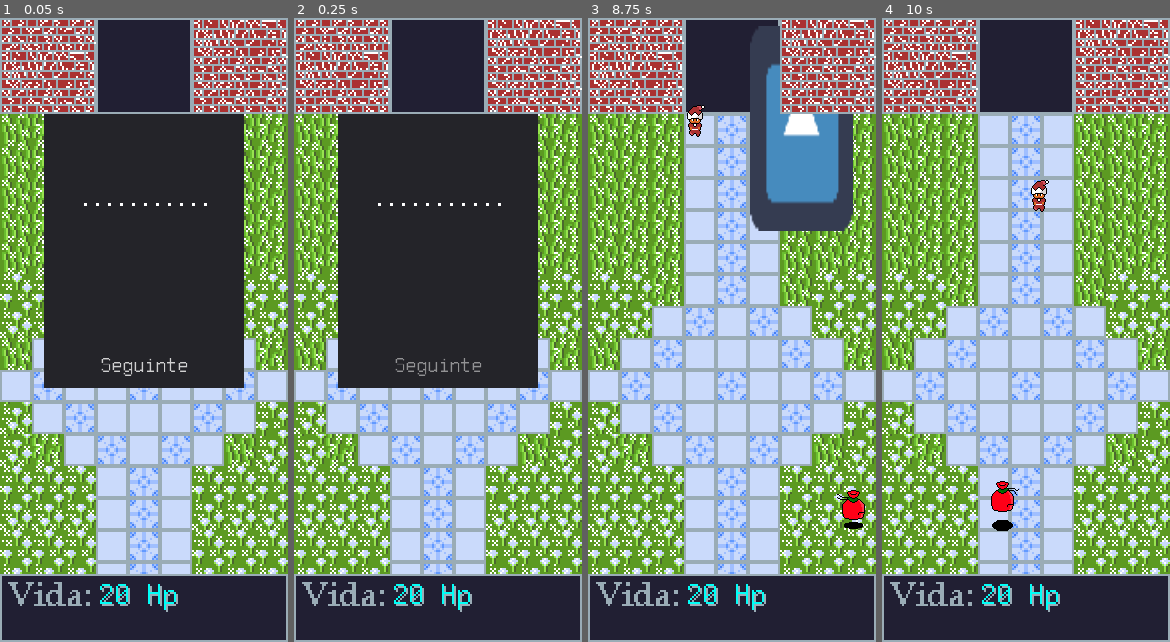
Above: before the commit, frames 1-4 (left to right).
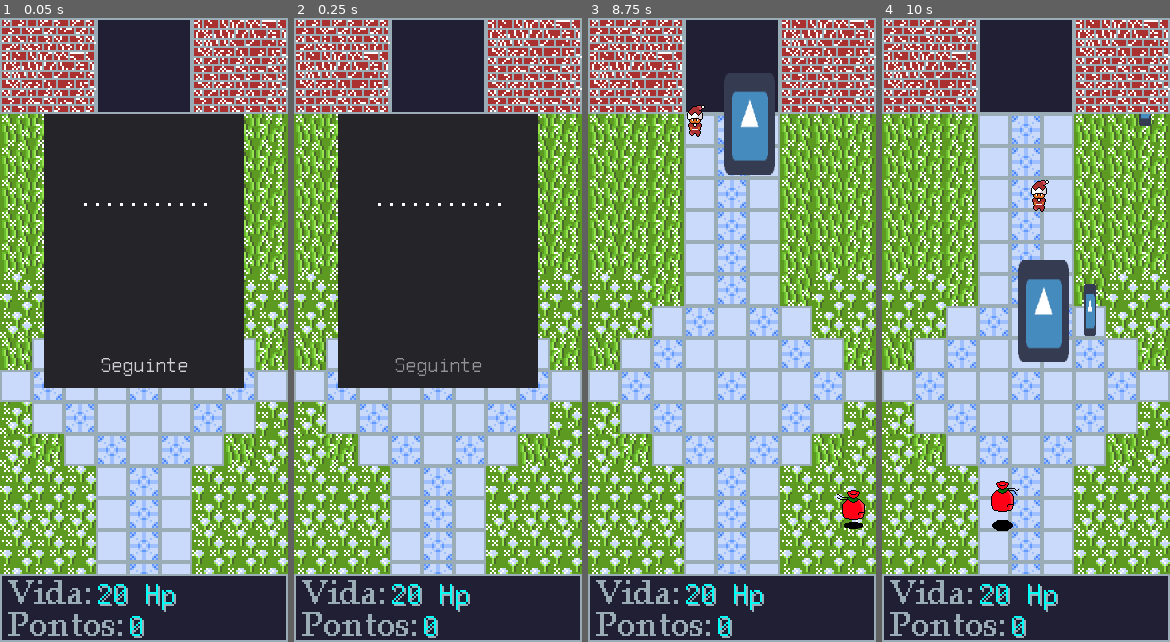
Above: after the commit, the same moments.

Repository: Bandeiraa/7DaysXmasGame
Game: Godot game, scene res://Scenes/Main/Main.tscn
The game is run twice, just before and just after one commit, with the same random seed, the same clock (stepped at 60 frames per second) and the same inputs. The engine's default icon, where the game draws it, is replaced by a stand-in: a white triangle on a blue panel in a dark square.
Inputs:
- Up to frame 1 (0.05 s): no input
- Up to frame 2 (0.25 s): no input
- Up to frame 3 (8.75 s): click "Seguinte" at 0.5 s; tap Enter at 1.25, 4.25, 8 s; hold Right (ui_right) 1.28-2.03 s; tap Space at 2, 5 s; hold Left (ui_left) 2.03-2.78 s; hold Right (ui_right) 2.78-4.28 s; hold Left (ui_left) 4.28-6.53 s; hold Right (ui_right) 6.53-7.25 s; click "Fechar" at 7.25 s; hold Right (ui_right) from 8.03 s (still down)
- Up to frame 4 (10 s): release Right (ui_right) at 9.53 s; hold Left (ui_left) from 9.53 s (still down)

The runs differ from the first frame. In frame 1, 1.3% of the frame differs, in the area x 2-62%, y 90-100%; in frame 2, 1.3%; in frame 3, 10%, in the area x 2-93%, y 1-100%; in frame 4, 4.6%.

Commit message:
Score system

Diff:
--- a/Scenes/Character/Goblin.tscn
+++ b/Scenes/Character/Goblin.tscn
@@ -140,7 +140,7 @@
 position = Vector2( -1.25811, -3.01101 )
 
 [node name="ShootCooldown" type="Timer" parent="."]
-wait_time = 0.7
+wait_time = 0.3
 
 [node name="ChangeSceneCooldown" type="Timer" parent="."]
 wait_time = 0.2
--- a/Scenes/Enemies/Reindeer.tscn
+++ b/Scenes/Enemies/Reindeer.tscn
@@ -1,74 +1,20 @@
-[gd_scene load_steps=8 format=2]
+[gd_scene load_steps=5 format=2]
 
 [ext_resource path="res://Scenes/Enemies/Enemy.tscn" type="PackedScene" id=1]
 [ext_resource path="res://icon.png" type="Texture" id=2]
 [ext_resource path="res://Scripts/Reindeer.gd" type="Script" id=3]
-[ext_resource path="res://Fonts/FreePixel.ttf" type="DynamicFontData" id=4]
 
 [sub_resource type="RectangleShape2D" id=1]
-extents = Vector2( 26.0031, 51.4396 )
-
-[sub_resource type="DynamicFont" id=2]
-size = 8
-font_data = ExtResource( 4 )
-
-[sub_resource type="Animation" id=3]
-resource_name = "DamageAnimation"
-tracks/0/type = "value"
-tracks/0/path = NodePath("DamageLabel:modulate")
-tracks/0/interp = 1
-tracks/0/loop_wrap = true
-tracks/0/imported = false
-tracks/0/enabled = true
-tracks/0/keys = {
-"times": PoolRealArray( 0, 0.6, 1 ),
-"transitions": PoolRealArray( 1, 1, 1 ),
-"update": 0,
-"values": [ Color( 1, 1, 1, 0 ), Color( 1, 1, 1, 1 ), Color( 1, 1, 1, 0 ) ]
-}
-tracks/1/type = "value"
-tracks/1/path = NodePath("DamageLabel:rect_position")
-tracks/1/interp = 1
-tracks/1/loop_wrap = true
-tracks/1/imported = false
-tracks/1/enabled = true
-tracks/1/keys = {
-"times": PoolRealArray( 0, 0.1, 0.2, 0.4 ),
-"transitions": PoolRealArray( 1, 1, 1, 1 ),
-"update": 0,
-"values": [ Vector2( 6.34959, 51.9874 ), Vector2( 0, 51.987 ), Vector2( 12.7, 51.987 ), Vector2( 6.34959, 51.9874 ) ]
-}
+extents = Vector2( 31.3058, 31.9755 )
 
 [node name="Reindeer" instance=ExtResource( 1 )]
 script = ExtResource( 3 )
-velocity = Vector2( 0, 150 )
+velocity = Vector2( 0, 75 )
 
 [node name="EnemySprite" parent="." index="0"]
-position = Vector2( 26, 0 )
-scale = Vector2( 0.8, 1.6 )
+scale = Vector2( 0.4, 0.8 )
 texture = ExtResource( 2 )
 
 [node name="EnemyCollider" parent="." index="1"]
-position = Vector2( 26, 0 )
+scale = Vector2( 0.4, 0.8 )
 shape = SubResource( 1 )
-
-[node name="DamageLabel" type="Label" parent="." index="2"]
-modulate = Color( 1, 1, 1, 0 )
-margin_left = 6.34959
-margin_top = 51.9874
-margin_right = 46.3496
-margin_bottom = 65.9873
-custom_fonts/font = SubResource( 2 )
-custom_colors/font_color_shadow = Color( 1, 0, 0, 1 )
-custom_constants/shadow_offset_x = 1
-custom_constants/shadow_offset_y = 1
-text = "11111"
-align = 1
-valign = 1
-autowrap = true
-__meta__ = {
-"_edit_use_anchors_": false
-}
-
-[node name="Animator" type="AnimationPlayer" parent="." index="3"]
-anims/DamageAnimation = SubResource( 3 )
--- a/Scenes/Interface/Hud.tscn
+++ b/Scenes/Interface/Hud.tscn
@@ -26,9 +26,9 @@
 [node name="Health" type="Label" parent="PlayerStatsContainer"]
 anchor_top = 0.5
 anchor_bottom = 0.5
-margin_left = 48.9261
+margin_left = 48.2772
 margin_top = -13.5511
-margin_right = 88.9261
+margin_right = 88.2772
 margin_bottom = 2.44894
 custom_fonts/font = SubResource( 1 )
 custom_colors/font_color = Color( 0, 1, 0.972549, 1 )
@@ -39,3 +39,21 @@
 __meta__ = {
 "_edit_use_anchors_": false
 }
+
+[node name="Points" type="Label" parent="PlayerStatsContainer"]
+anchor_top = 0.5
+anchor_bottom = 0.5
+margin_left = 64.3222
+margin_top = 2.07507
+margin_right = 97.3222
+margin_bottom = 18.0751
+custom_fonts/font = SubResource( 1 )
+custom_colors/font_color = Color( 0, 1, 0.972549, 1 )
+custom_colors/font_color_shadow = Color( 0.607843, 0.678431, 0.717647, 1 )
+custom_constants/shadow_offset_x = 1
+custom_constants/shadow_offset_y = 1
+text = "0"
+valign = 1
+__meta__ = {
+"_edit_use_anchors_": false
+}
--- a/Scripts/GoblinDamageArea.gd
+++ b/Scripts/GoblinDamageArea.gd
@@ -7,6 +7,8 @@
 	add_to_group("Goblin")
 	var _connection
 	_connection = connect("area_entered", self, "areaEntered")
+	StoreHp.storedValue.currentHp = armor
+	StoreHp.save()
 
 func setArmor(newValue):
 	armor = newValue
--- a/Scripts/LancerElf.gd
+++ b/Scripts/LancerElf.gd
@@ -39,4 +39,6 @@
 func setArmor(newValue):
 	armor = newValue
 	if armor <= 0:
+		StoreHp.storedValue.totalPoints += int(rand_range(3, 7))
+		StoreHp.save()
 		queue_free()
--- a/Scripts/MageElf.gd
+++ b/Scripts/MageElf.gd
@@ -56,6 +56,8 @@
 func setArmor(newValue):
 	armor = newValue
 	if armor <= 0:
+		StoreHp.storedValue.totalPoints += int(rand_range(1, 5))
+		StoreHp.save()
 		queue_free()
 
 func canSlow():
--- a/Scripts/Main.gd
+++ b/Scripts/Main.gd
@@ -4,7 +4,7 @@
 var loadText = preload("res://Scenes/Interface/Dialogue.tscn")
 var loadEnemy = preload("res://Scenes/Enemies/EnemySpawner.tscn")
 var playerHUD = preload("res://Scenes/Interface/Hud.tscn")
-var goblin
+var goblin; var points = 0
 
 onready var goblinSpawner = get_node("GoblinSpawner")
 onready var dialogueSpawner = get_node("DialogueSpawner")
@@ -27,6 +27,8 @@
 	dialogueSpawner.add_child(label)
 	spawnCurrentPosition = goblinSpawner.get_position()
 	label.connect("canClose", self, "canCall")
+	StoreHp.storedValue.totalPoints = 0
+	StoreHp.save()
 
 func canSpawn():
 	var enemies = loadEnemy.instance()
@@ -58,3 +60,6 @@
 	if currentHp:
 		goblin.connect("canChangeHp", self, "updateHp")
 		currentHp = false
+	StoreHp.loadData()
+	points = StoreHp.storedValue.totalPoints
+	$HudSpawner/Hud/PlayerStatsContainer/Points.text = str(points)
--- a/Scripts/Reindeer.gd
+++ b/Scripts/Reindeer.gd
@@ -2,8 +2,7 @@
 
 export var velocity = Vector2()
 export var armor = 5 setget setArmor
-onready var labelAnimation = get_node("Animator")
-onready var damageLabel = get_node("DamageLabel")
+var storedHp = 0
 
 func _ready():
 	var _connect
@@ -18,14 +17,14 @@
 
 func areaEntered(enemyArea):
 	if enemyArea.is_in_group("Goblin"):
-		enemyArea.armor -= 100000000
-		labelAnimation.play("DamageAnimation")
-		damageLabel.text = str(-100000000)
-		velocity.y = 0
-		$EnemySprite.hide()
+		StoreHp.loadData()
+		storedHp = StoreHp.storedValue.currentHp
+		enemyArea.armor -= storedHp
 		print("Vida do player: ", enemyArea.armor)
 
 func setArmor(newValue):
 	armor = newValue
 	if armor <= 0:
+		StoreHp.storedValue.totalPoints += int(rand_range(5, 15))
+		StoreHp.save()
 		queue_free()
--- a/Scripts/WarriorElf.gd
+++ b/Scripts/WarriorElf.gd
@@ -39,4 +39,6 @@
 func setArmor(newValue):
 	armor = newValue
 	if armor <= 0:
+		StoreHp.storedValue.totalPoints += int(rand_range(5, 10))
+		StoreHp.save()
 		queue_free()
--- a/Scripts/storeHp.gd
+++ b/Scripts/storeHp.gd
@@ -3,7 +3,8 @@
 const FILE_NAME = "user://game-data.json"
 
 var storedValue = {
-	"currentHp": 10,
+	"currentHp": 0,
+	"totalPoints": 1
 }
 
 func save():
Binary file changed: Sprites/Tileset/HudInterface.png
